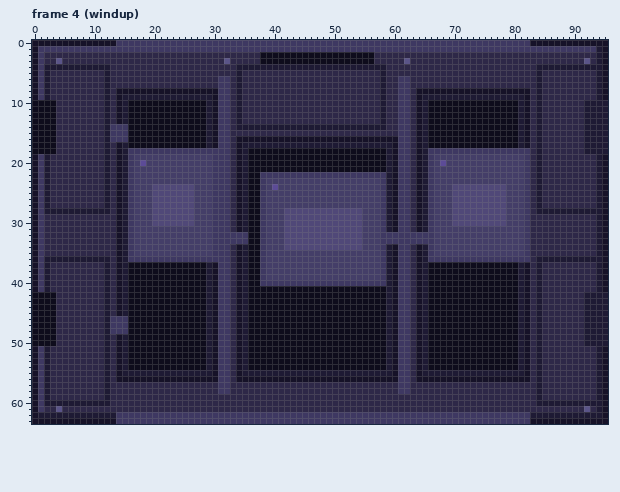
File history of a pixel-art file, buildings/assembler_mk2/sprites/main.aseprite. Above is the file before it was changed.
96x64 pixels, 10 frames. Colours within 5 levels of each other are drawn and written as one. Shown: frame 4 (windup). The commit also changed other frames, which this record leaves out.
The result:
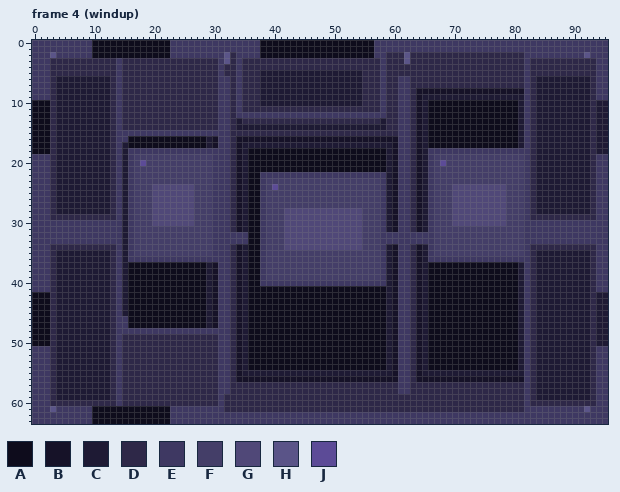
Palette (. is transparent): A #0e0c1c  B #161228  C #1e1a34  D #2e2848  E #3e3862  F #443e68  G #504878  H #5a5488  J #5c4b97
Difference:
Changed rows in their new state; - is an unchanged pixel.
Frame 4 (windup), layer "top":
first column x 0:
 0 EEEEEEEEEEAAAAAAAAAAAAA---------------AAAAAAAAAAAAAAAAAAA--------------------------EEEEEEEEEEEEE
 1 E---------AAAAAAAAAAAAA---------------AAAAAAAAAAAAAAAAAAA-------------------------------------EE
 2 E-EHEEEEEEAAAAAAAAAAAAAEEEEEEEEEH-EEEE-------------------EE---H-------------------EEEEEEEEEEHEEE
 3 E-E-D---------E----------------E--E---DDDDDDDDDDDDDDDDDDD-E-----------------------E---------D-EE
 4 E-EDDDDDDDDDD-E----------------E--EDDDDDDDDDDDDDDDDDDDDDDDE-----------------------E-DDDDDDDDDDEE
 5 E-E---------D-E----------------E--E---CCCCCCCCCCCCCCCCC---E-----------------------E-D---------EE
 6 E-E-CCCCCCCC--E-------------------E---CCCCCCCCCCCCCCCCC---E-----------------------E--CCCCCCCC-EE
 7 E-E-CCCCCCCC--E-------------------E---CCCCCCCCCCCCCCCCC---E-----------------------E--CCCCCCCC-EE
 8 E-E-CCCCCCCC--EDDDDDDDDDDDDDDDD---E---CCCCCCCCCCCCCCCCC---E-----------------------E--CCCCCCCC-EE
 9 E-E-CCCCCCCC--EDDDDDDDDDDDDDDDD---E---CCCCCCCCCCCCCCCCC---E-----------------------E--CCCCCCCC-EE
10 ---DCCCCCCCC--EDDDDDDDDDDDDDDDD---E---CCCCCCCCCCCCCCCCC---E-----------------------E--CCCCCCC-D--
11 ---DCCCCCCCC--EDDDDDDDDDDDDDDDD---E-----------------------E-----------------------E--CCCCCCC-D--
12 ---DCCCCCCCC--EDDDDDDDDDDDDDDDD---EEEEEEEEEEEEEEEEEEEEEEEEE-----------------------E--CCCCCCC-D--
13 ---DCCCCCCCC--EDDDDDDDDDDDDDDDD---------------------------------------------------E--CCCCCCC-D--
14 ---DCCCCCCCC-D-DDDDDDDDDDDDDDDD---------------------------------------------------E--CCCCCCC-D--
15 ---DCCCCCCCC-D--EEEEEEEEEEEEEEE---------------------------------------------------E--CCCCCCC-D--
16 ---DCCCCCCCC-D--------------------------------------------------------------------E--CCCCCCC-D--
17 ---DCCCCCCCC--E-------------------------------------------------------------------E--CCCCCCC-D--
18 ---DCCCCCCCC--E----------------------------------------------------------------------CCCCCCC-D--
19 E-E-CCCCCCCC--E----------------------------------------------------------------------CCCCCCCC-EE
20 E-E-CCCCCCCC--E----------------------------------------------------------------------CCCCCCCC-EE
21 E-E-CCCCCCCC--E----------------------------------------------------------------------CCCCCCCC-EE
22 E-E-CCCCCCCC--E----------------------------------------------------------------------CCCCCCCC-EE
23 E-E-CCCCCCCC--E----------------------------------------------------------------------CCCCCCCC-EE
24 E-E-CCCCCCCC--E----------------------------------------------------------------------CCCCCCCC-EE
25 E-E-CCCCCCCC--E----------------------------------------------------------------------CCCCCCCC-EE
26 E-E-CCCCCCCC--E----------------------------------------------------------------------CCCCCCCC-EE
27 E-E-CCCCCCCC--E----------------------------------------------------------------------CCCCCCCC-EE
28 E-ED----------E------------------------------------------------------------------------------DEE
29 E-E-----------E-------------------------------------------------------------------------------EE
30 E-EEEEEEEEEEEEE--------------------------------------------------------------------EEEEEEEEEEEEE
31 E-EEEEEEEEEEEEE--------------------------------------------------------------------EEEEEEEEEEEEE
32 E-EEEEEEEEEEEEE--------------------------------------------------------------------EEEEEEEEEEEEE
33 E-EEEEEEEEEEEEE--------------------------------------------------------------------EEEEEEEEEEEEE
34 E-E-----------E-------------------------------------------------------------------------------EE
35 E-E-CCCCCCCCC-E---------------------------------------------------------------------CCCCCCCCC-EE
36 E-ED----------E------------------------------------------------------------------------------DEE
37 E-E-CCCCCCCC--E-------------------------------------------------------------------E--CCCCCCCC-EE
38 E-E-CCCCCCCC--E-------------------------------------------------------------------E--CCCCCCCC-EE
39 E-E-CCCCCCCC--E-------------------------------------------------------------------E--CCCCCCCC-EE
40 E-E-CCCCCCCC--E-------------------------------------------------------------------E--CCCCCCCC-EE
41 E-E-CCCCCCCC--E-------------------------------------------------------------------E--CCCCCCCC-EE
42 ---DCCCCCCCC--E-------------------------------------------------------------------E--CCCCCCC-D--
43 ---DCCCCCCCC--E-------------------------------------------------------------------E--CCCCCCC-D--
44 ---DCCCCCCCC--E-------------------------------------------------------------------E--CCCCCCC-D--
45 ---DCCCCCCCC--E-------------------------------------------------------------------E--CCCCCCC-D--
46 ---DCCCCCCCC-D--------------------------------------------------------------------E--CCCCCCC-D--
47 ---DCCCCCCCC-D--------------------------------------------------------------------E--CCCCCCC-D--
48 ---DCCCCCCCC-D--EEEEEEEEEEEEEEE---------------------------------------------------E--CCCCCCC-D--
49 ---DCCCCCCCC--EDDDDDDDDDDDDDDDD---------------------------------------------------E--CCCCCCC-D--
50 ---DCCCCCCCC--EDDDDDDDDDDDDDDDD---------------------------------------------------E--CCCCCCC-D--
51 E-E-CCCCCCCC--EDDDDDDDDDDDDDDDD---------------------------------------------------E--CCCCCCCC-EE
52 E-E-CCCCCCCC--EDDDDDDDDDDDDDDDD---------------------------------------------------E--CCCCCCCC-EE
53 E-E-CCCCCCCC--EDDDDDDDDDDDDDDDD---------------------------------------------------E--CCCCCCCC-EE
54 E-E-CCCCCCCC--EDDDDDDDDDDDDDDDD---------------------------------------------------E--CCCCCCCC-EE
55 E-E-CCCCCCCC--EDDDDDDDDDDDDDDDD---------------------------------------------------E--CCCCCCCC-EE
56 E-E-CCCCCCCC--EDDDDDDDDDDDDDDDD---------------------------------------------------E--CCCCCCCC-EE
57 E-E-CCCCCCCC--E-------------------------------------------------------------------E--CCCCCCCC-EE
58 E-E-CCCCCCCC--E-------------------------------------------------------------------E--CCCCCCCC-EE
59 E-E-CCCCCCCC--E----------------E--------------------------------------------------E--CCCCCCCC-EE
60 E-EDDDDDDDDDD-E----------------E--------------------------------------------------E-DDDDDDDDDDEE
61 E-EHEEEEEEAAAAAAAAAAAAAEEEEEEEEE--------------------------------------------------EEEEEEEEEE-EEE
62 EEEEEEEEEEAAAAAAAAAAAAA------------------------------------------------------------EEEEEEEEEEEEE
63 EEEEEEEEEEAAAAAAAAAAAAA------------------------------------------------------------EEEEEEEEEEEEE
